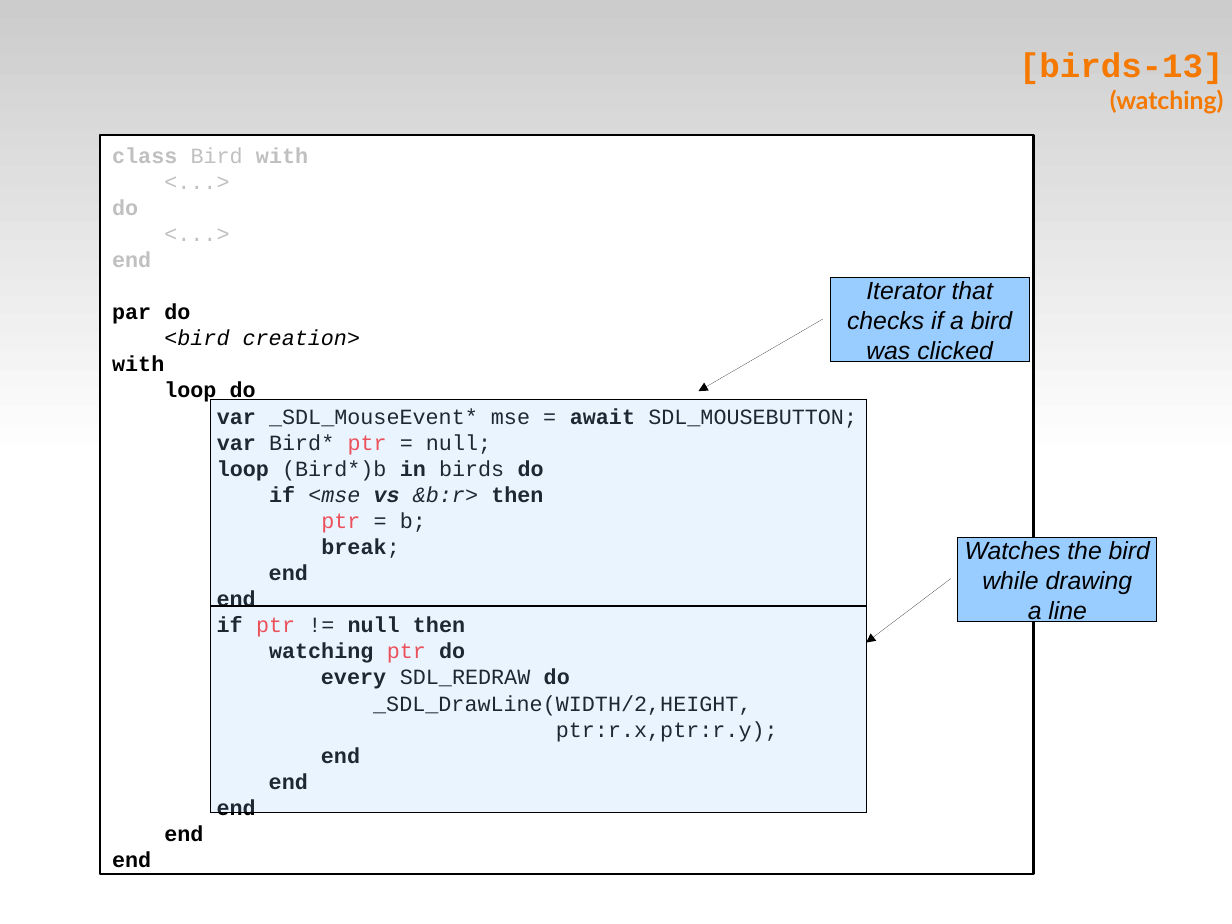
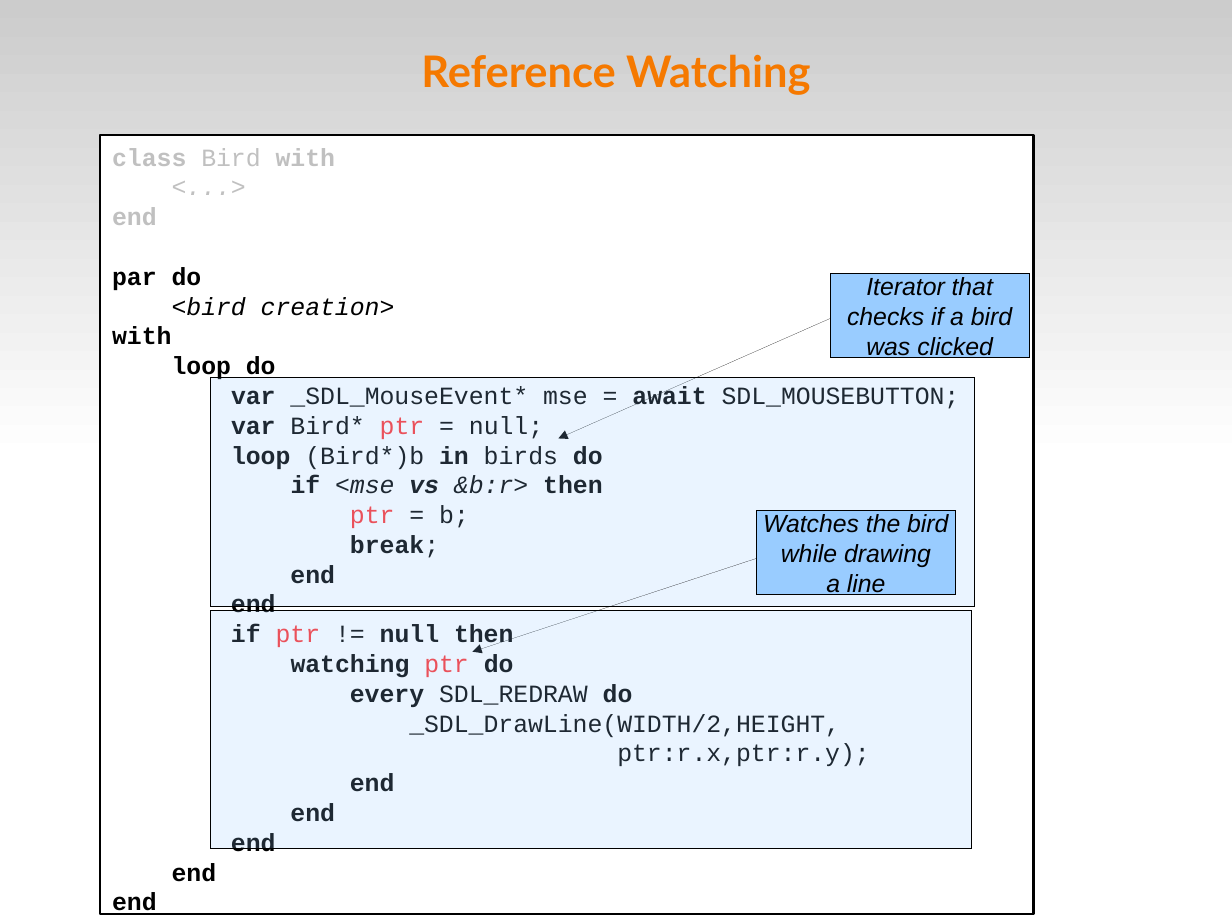
Before and after one commit to fsantanna-no/ceu-docs, a slide deck: slide 20 of ceu_mod.odp (slide 31 before the commit). Drawn at 1232x924 pixels with LibreOffice and Linux fonts; fonts in the diff are those of the drawing. Boxes give left, top, right and bottom in pixels: in the first picture for what was removed or moved away, otherwise in the second. Text is boxed around its words. In the diff, an @@ line names an element or a change of style, - is before the commit and + after.

```diff
--- a/ceu_mod.odp
+++ b/ceu_mod.odp
@@ title at <box>421,54,810,95</box>: text changed; size 22 to 28 pt; font Courier New to Lato @@
-[birds-13]
-(watching)
+Reference Watching
@@ rectangle "class Bird with": place and size @@
-rectangle "class Bird with" at <box>101,135,1034,875</box>
+rectangle "class Bird with" at <box>101,135,1034,914</box>
@@ rectangle "class Bird with" at <box>101,135,1034,914</box>: size 14 to 16 pt; italic on in "<...>" @@
@@ text in rectangle at <box>112,199,138,215</box>: paragraphs removed @@
-<...>
-do
@@ rectangle "Iterator that": place and size @@
-rectangle "Iterator that" at <box>831,278,1030,362</box>
+rectangle "Iterator that" at <box>831,274,1030,358</box>
@@ arrow moved from (823, 319) - (699, 391) to (831, 319) - (559, 438) @@
@@ rectangle: place and size @@
-rectangle at <box>210,400,866,607</box>
+rectangle at <box>210,378,975,607</box>
@@ rectangle "Watches the bird": place and size @@
-rectangle "Watches the bird" at <box>958,538,1157,622</box>
+rectangle "Watches the bird" at <box>757,511,956,595</box>
@@ arrow added from (757, 559) to (473, 652), #000000 0 pt @@
@@ arrow removed from (951, 579) to (866, 643) @@
@@ rectangle: place and size @@
-rectangle at <box>210,607,866,814</box>
+rectangle at <box>210,612,972,850</box>
```
Also in this commit, not shown: 12 other slides changed, 4 slides added, 15 slides removed.
